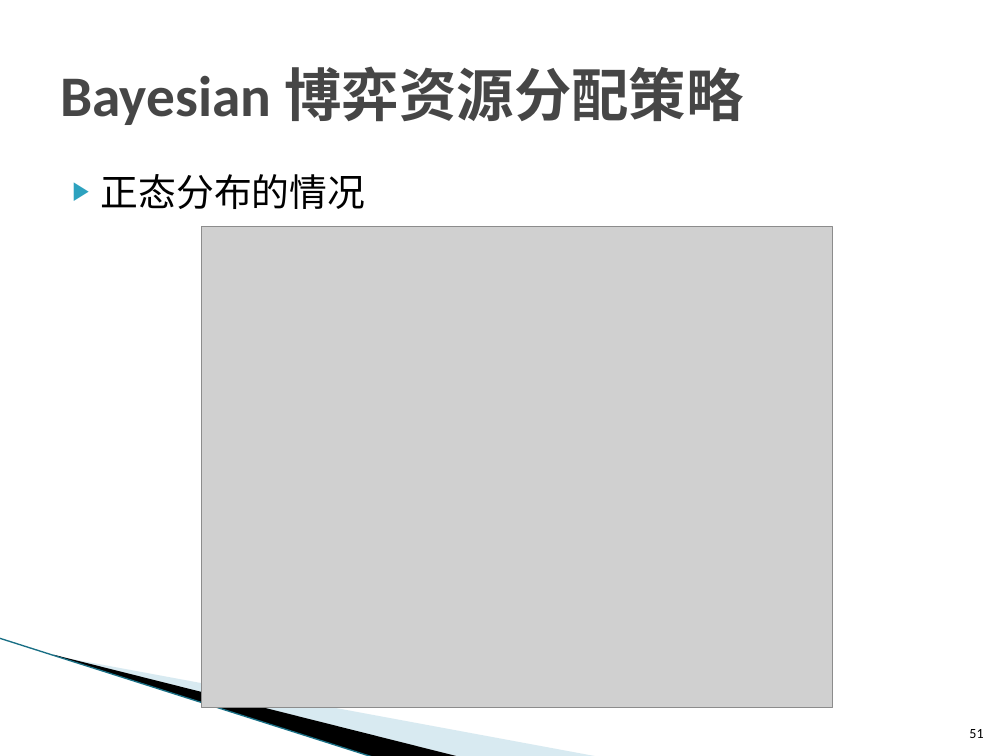
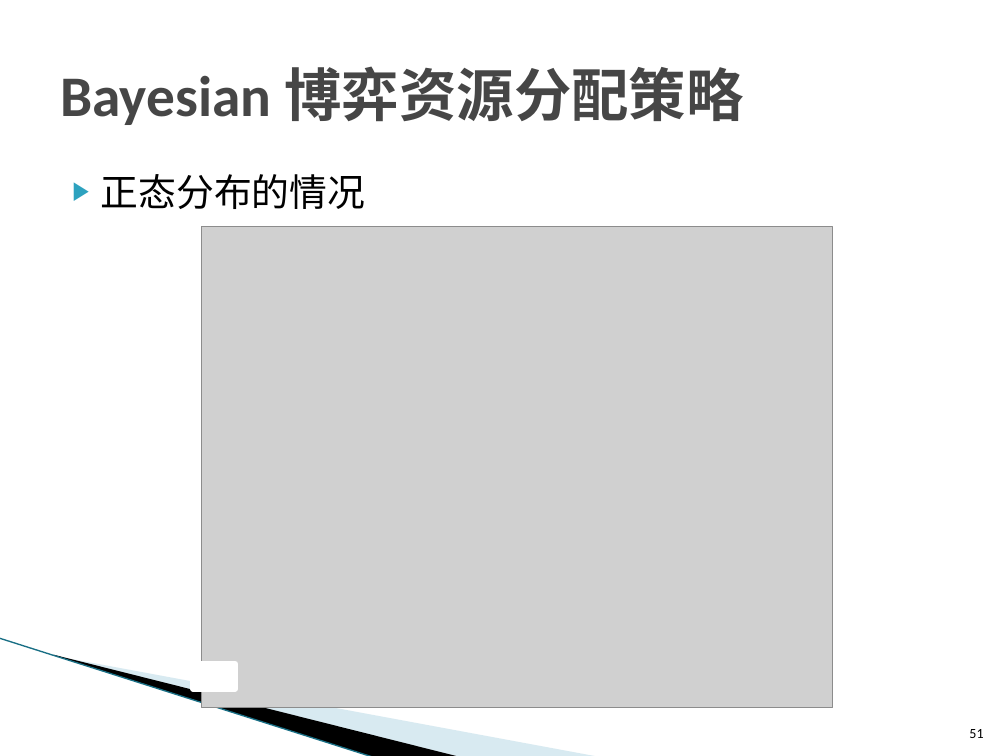
Before and after one commit to ZhiweiYAN/yzw_thesis, a slide deck: slide 51 of defense_phd.pptx. Drawn at 1008x756 pixels with LibreOffice and Linux fonts; fonts in the diff are those of the drawing; grey boxes stand for pictures; background and template pictures are left out. Boxes give left, top, right and bottom in pixels: in the first picture for what was removed or moved away, otherwise in the second. Text is boxed around its words. In the diff, an @@ line names an element or a change of style, - is before the commit and + after.

```diff
--- a/defense_phd.pptx
+++ b/defense_phd.pptx
@@ rectangle added at box(194, 663, 236, 688), fill #FFFFFF, outline #FFFFFF 4.33 pt @@
```
Also in this commit, not shown: 7 other slides changed, 1 slide removed, 1 other file.
